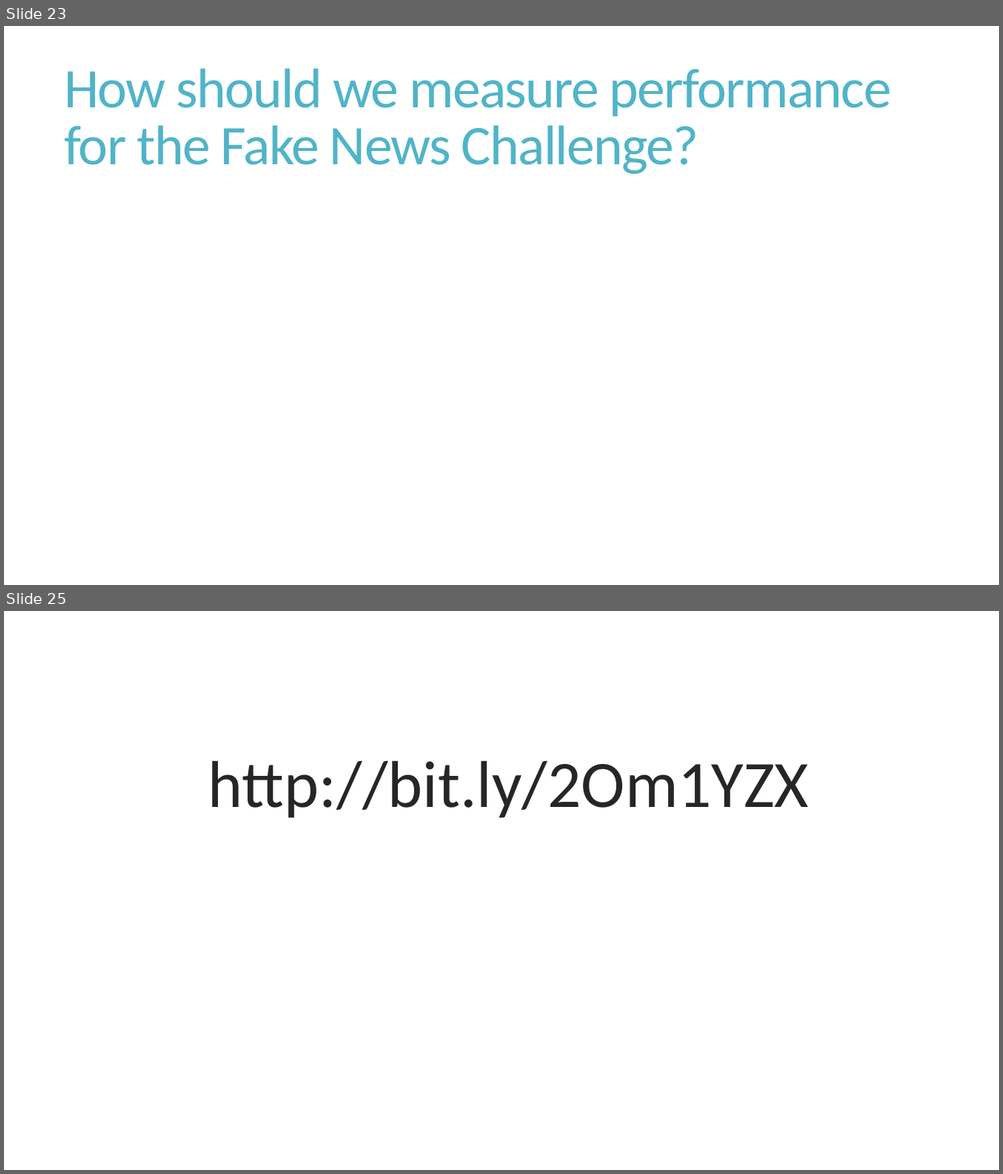
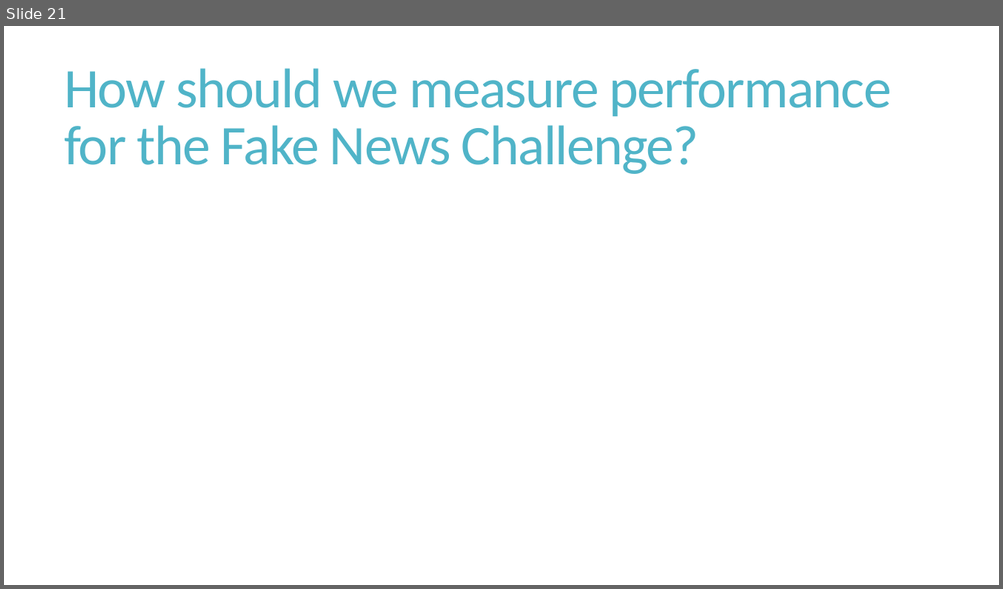
Before and after one commit to Ethan-Tseng/AI4ALL-NLP, a slide deck: Week_1/Slides/Day5_NLP_EvaluationMetrics.pptx. Shown one above the other, each under a label of ours: slides 23 and 25 before the commit, slide 21 after it; the slides between them are not shown. The pictures are 1003x1174 and 1003x589 pixels, drawn with LibreOffice and Linux fonts; fonts in the diff are those of the drawing. Boxes give left, top, right and bottom in pixels: in the first picture for what was removed or moved away, otherwise in the second. Text is boxed around its words. In the diff, an @@ line names an element or a change of style, - is before the commit and + after.

```diff
--- a/Week_1/Slides/Day5_NLP_EvaluationMetrics.pptx
+++ b/Week_1/Slides/Day5_NLP_EvaluationMetrics.pptx
@@ slide 25 removed at [4,611,999,1170], background #FFFFFF @@
@@ text removed at [208,760,809,818] @@
-http://bit.ly/2Om1YZX
@@ what was slide 23 is now slide 21 @@
```
Also in this commit, not shown: 3 slides changed, 2 other slides removed, 1 other file.
